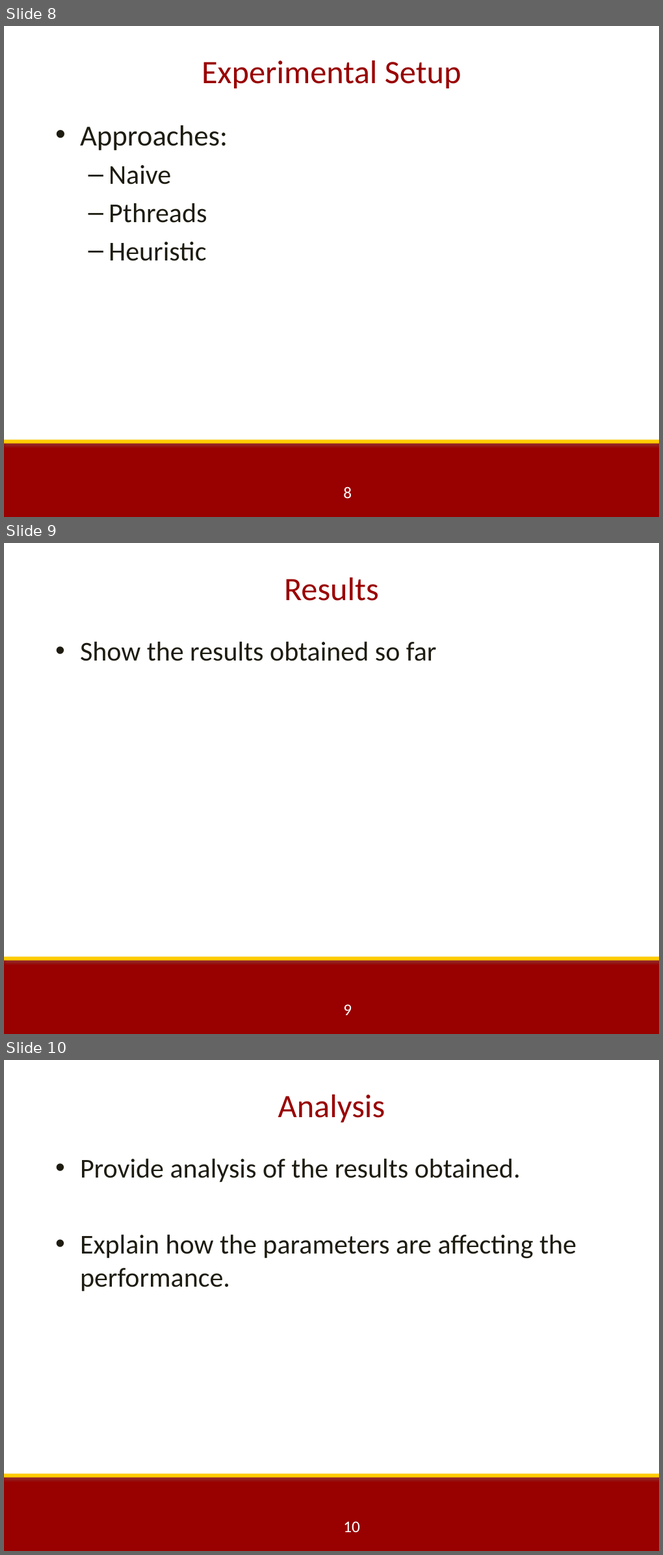
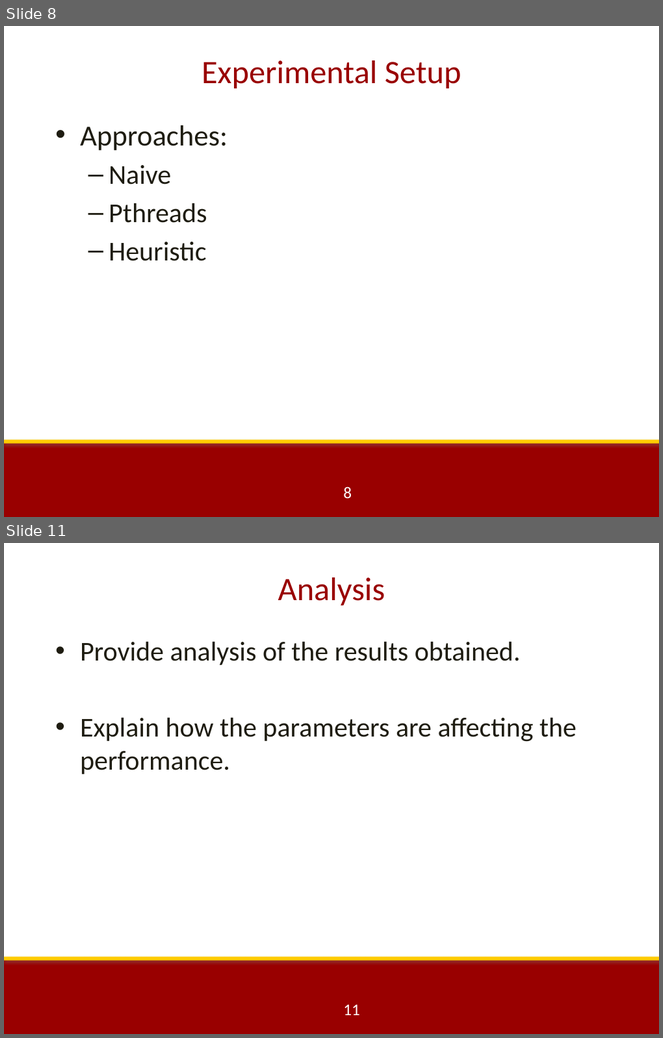
Before and after one commit to kevinw0123/24game, a slide deck: EE 451 Project Presentation Template(1).pptx. Shown one above the other, each under a label of ours: slides 8, 9 and 10 before the commit, slides 8 and 11 after it; the slides between them are not shown. The pictures are 663x1555 and 663x1038 pixels, drawn with LibreOffice and Linux fonts; fonts in the diff are those of the drawing; background and template pictures are left out. Boxes give left, top, right and bottom in pixels: in the first picture for what was removed or moved away, otherwise in the second. Text is boxed around its words. In the diff, an @@ line names an element or a change of style, - is before the commit and + after.

```diff
--- a/EE 451 Project Presentation Template(1).pptx
+++ b/EE 451 Project Presentation Template(1).pptx
@@ slide 9 removed at <box>4,543,659,1034</box>, background #FFFFFF; not listed: 3 template elements that a slide beside it also shows @@
@@ title removed at <box>284,577,379,601</box> @@
-Results
@@ text removed at <box>80,642,437,661</box> @@
-• Show the results obtained so far
@@ what was slide 10 is now slide 11 @@
@@ page number at <box>343,1005,360,1016</box>: text changed @@
-10
+11
```
Also in this commit, not shown: 2 slides added.
